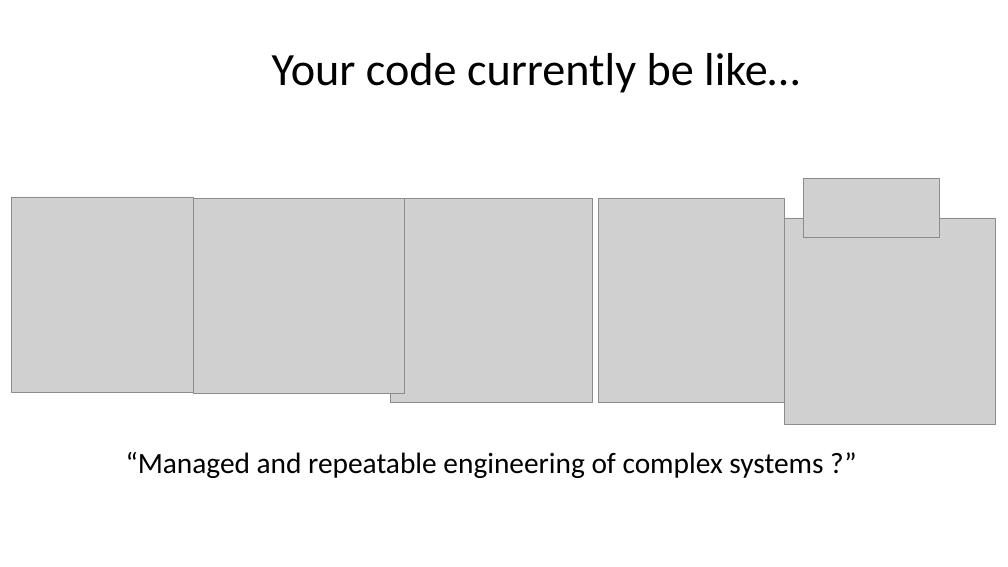
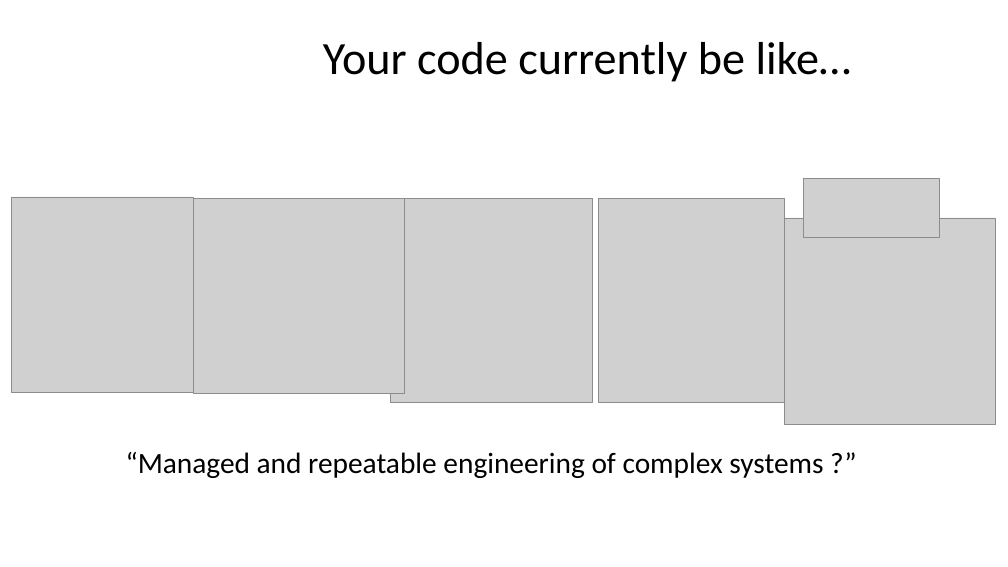
Before and after one commit to fossabot/SPE2018, a slide deck: slide 4 of Lecture Slides/01 Introduction.pptx. Drawn at 1008x567 pixels with LibreOffice and Linux fonts; fonts in the diff are those of the drawing; grey boxes stand for pictures; background and template pictures are left out. Boxes give left, top, right and bottom in pixels: in the first picture for what was removed or moved away, otherwise in the second. Text is boxed around its words. In the diff, an @@ line names an element or a change of style, - is before the commit and + after.

```diff
--- a/Lecture Slides/01 Introduction.pptx
+++ b/Lecture Slides/01 Introduction.pptx
@@ title "Your code currently be like…": place and size @@
-title "Your code currently be like…" at [272, 53, 800, 93]
+title "Your code currently be like…" at [323, 42, 852, 82]
```
Also in this commit, not shown: 13 other slides changed, 3 slides added, 1 slide removed.
